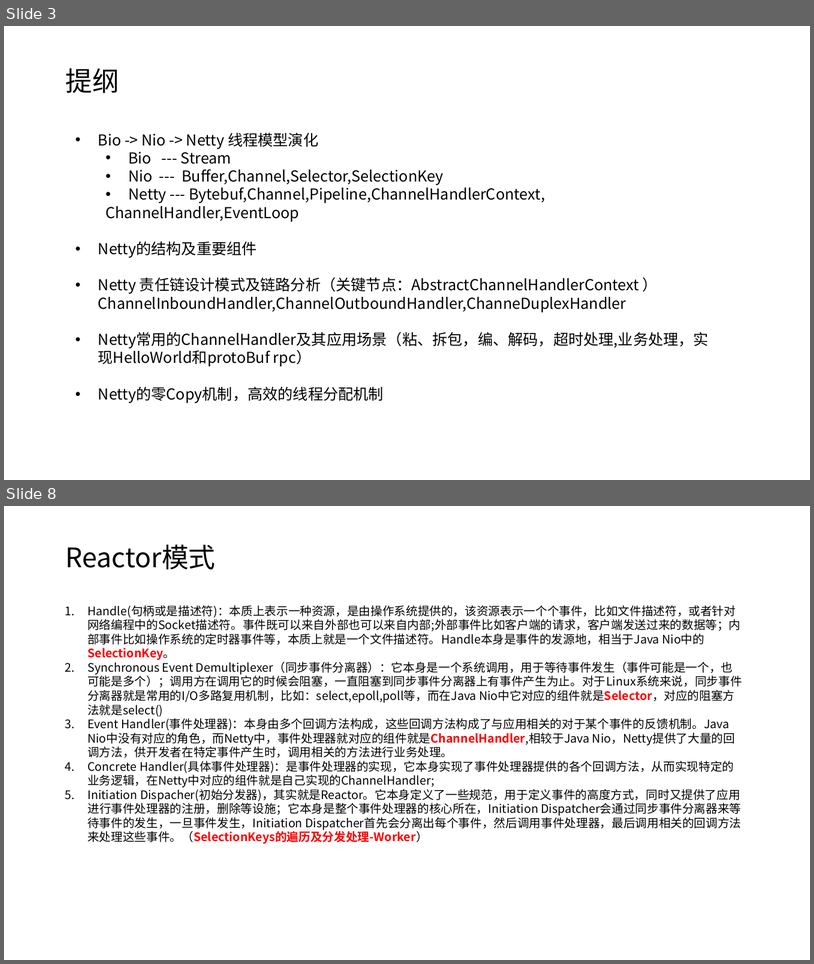
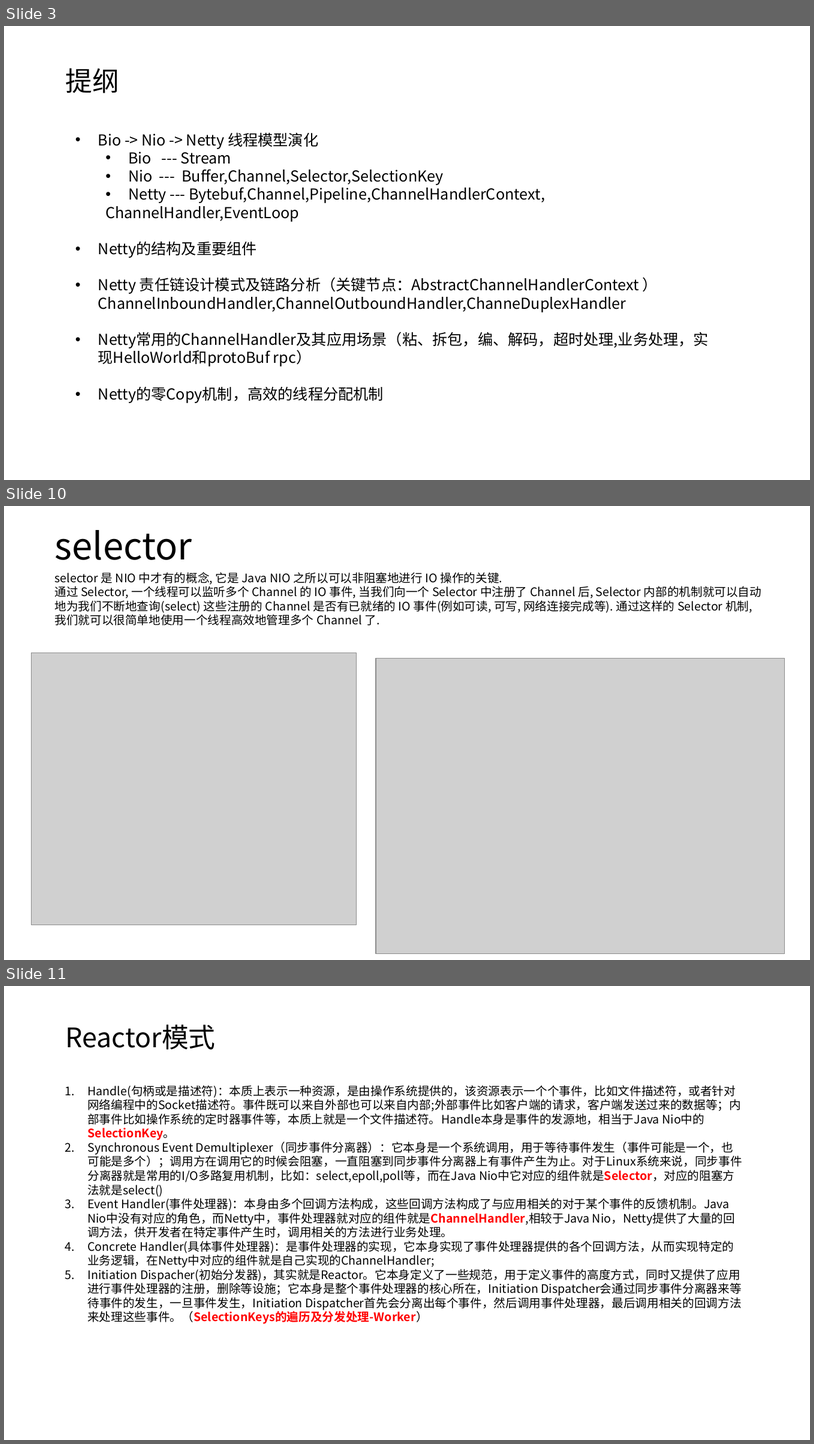
Before and after one commit to taomee517/netty-notes, a slide deck: Netty分享.pptx. Shown one above the other, each under a label of ours: slides 3 and 8 before the commit, slides 3, 10 and 11 after it; the slides between them are not shown. The pictures are 814x964 and 814x1444 pixels, drawn with LibreOffice and Linux fonts; fonts in the diff are those of the drawing; grey boxes stand for pictures. Boxes give left, top, right and bottom in pixels: in the first picture for what was removed or moved away, otherwise in the second. Text is boxed around its words. In the diff, an @@ line names an element or a change of style, - is before the commit and + after.

```diff
--- a/Netty分享.pptx
+++ b/Netty分享.pptx
@@ slide 10 added at [4, 506, 810, 960], background #FFFFFF @@
@@ title added at [55, 530, 192, 560], 44 pt, text #000000 @@
+selector
@@ text added at [54, 572, 762, 625], 14 pt, text #000000 @@
+selector 是 NIO 中才有的概念, 它是 Java NIO 之所以可以非阻塞地进行 IO 操作的关键.
+通过 Selector, 一个线程可以监听多个 Channel 的 IO 事件, 当我们向一个 Selector 中注册了 Channel 后, Selector 内部的机制就可以自动地为我们不断地查询(select) 这些注册的 Channel 是否有已就绪的 IO 事件(例如可读, 可写, 网络连接完成等). 通过这样的 Selector 机制, 我们就可以很简单地使用一个线程高效地管理多个 Channel 了.
@@ picture added at [31, 652, 357, 924] @@
@@ picture added at [376, 658, 785, 954] @@
@@ what was slide 8 is now slide 11 @@
```
Also in this commit, not shown: 23 slides changed, 1 slide removed.
